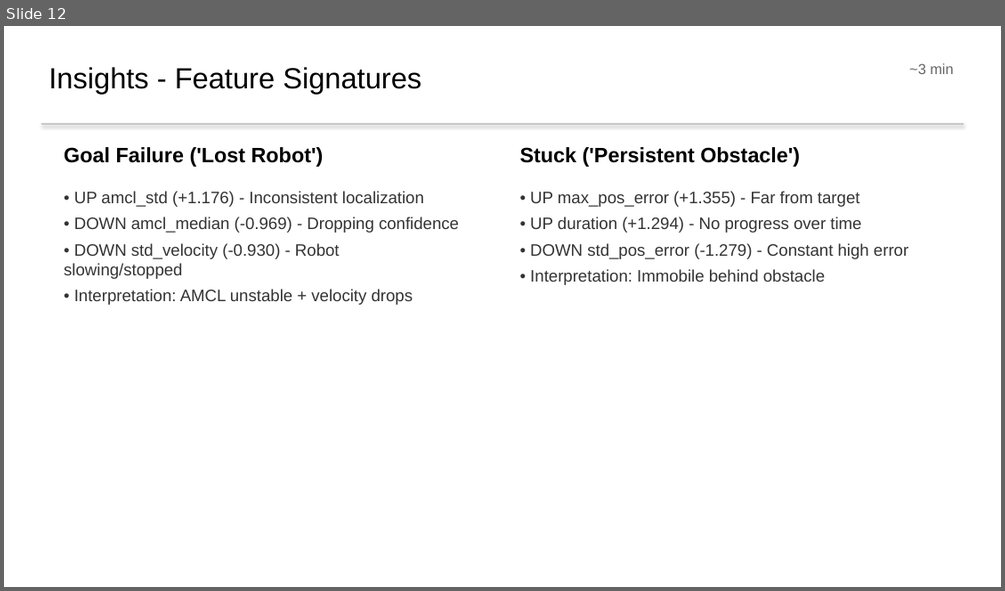
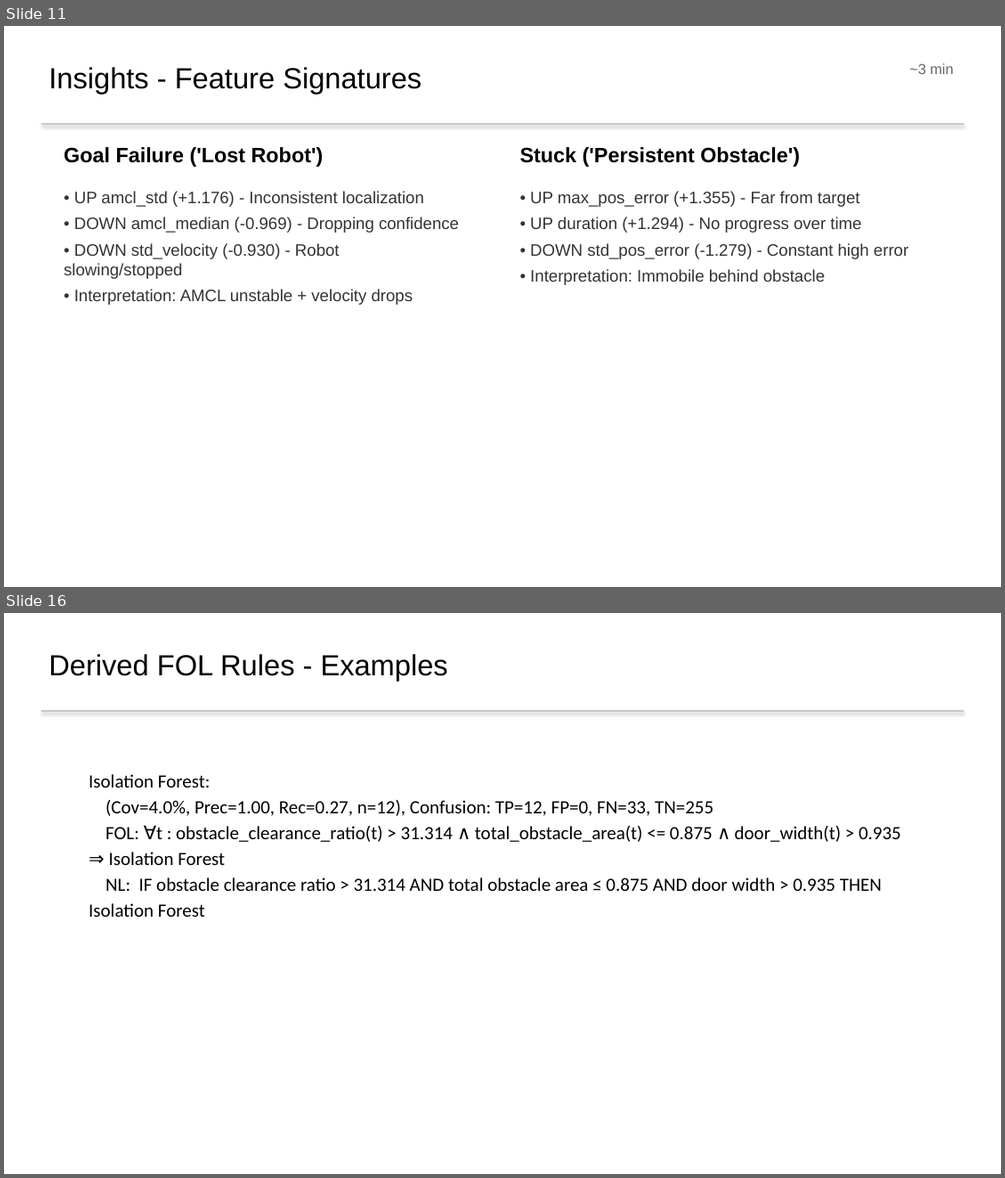
Before and after one commit to nasimpc/Robot-Navigation-Anomaly-Detection-and-Causal-Analysis, a slide deck: assignment3/Team2_Presentation.pptx. Shown one above the other, each under a label of ours: slide 12 before the commit, slides 11 and 16 after it; the slides between them are not shown. The pictures are 1005x591 and 1005x1178 pixels, drawn with LibreOffice and Linux fonts; fonts in the diff are those of the drawing. Boxes give left, top, right and bottom in pixels: in the first picture for what was removed or moved away, otherwise in the second. Text is boxed around its words. In the diff, an @@ line names an element or a change of style, - is before the commit and + after.

```diff
--- a/assignment3/Team2_Presentation.pptx
+++ b/assignment3/Team2_Presentation.pptx
@@ slide 16 added at (x1=4, y1=613, x2=1001, y2=1174), background #FFFFFF @@
@@ text added at (x1=48, y1=654, x2=448, y2=681), 28 pt, text #000000 @@
+Derived FOL Rules - Examples
@@ rectangle added at (x1=41, y1=710, x2=963, y2=712), fill #C8C8C8 @@
@@ text added at (x1=89, y1=774, x2=901, y2=916), 18 pt, text #000000 @@
+Isolation Forest:
+(Cov=4.0%, Prec=1.00, Rec=0.27, n=12), Confusion: TP=12, FP=0, FN=33, TN=255
+FOL: ∀t : obstacle_clearance_ratio(t) > 31.314 ∧ total_obstacle_area(t) <= 0.875 ∧ door_width(t) > 0.935 ⇒ Isolation Forest
+NL: IF obstacle clearance ratio > 31.314 AND total obstacle area ≤ 0.875 AND door width > 0.935 THEN Isolation Forest
@@ what was slide 12 is now slide 11 @@
```
Also in this commit, not shown: 3 slides changed, 1 other slide added, 3 slides removed.
